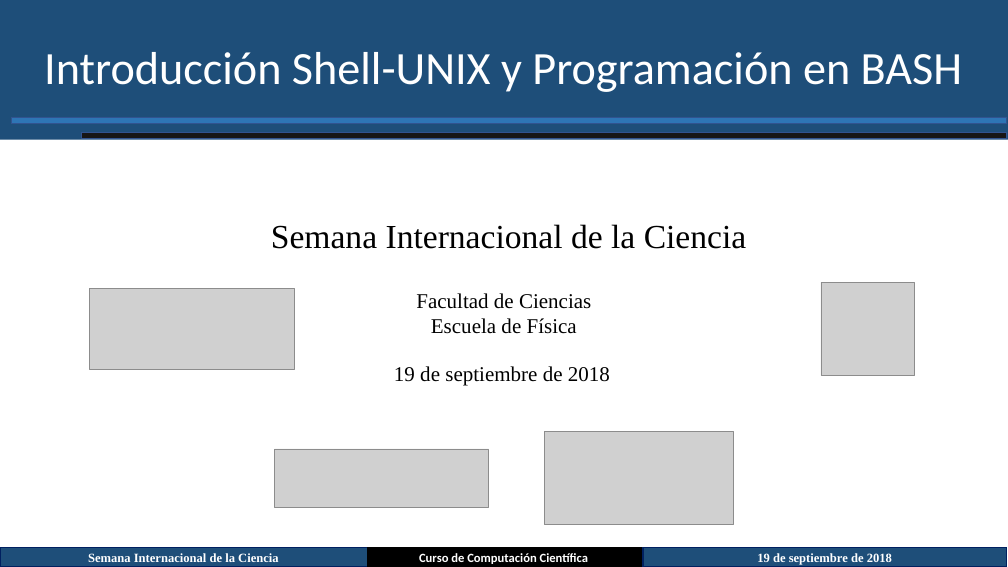
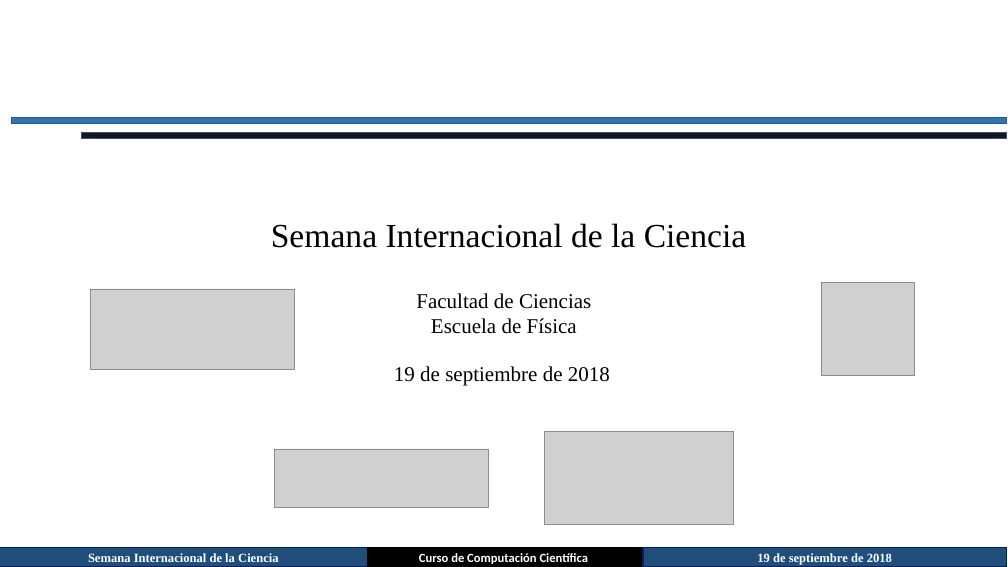
Before and after one commit to juan-pineda/Curso_computacion_cientifica, a slide deck: slide 1 of 03-Shell-Unix/Introduccion_Shell-UNIX.pptx. Drawn at 1008x567 pixels with LibreOffice and Linux fonts; fonts in the diff are those of the drawing; grey boxes stand for pictures. Boxes give left, top, right and bottom in pixels: in the first picture for what was removed or moved away, otherwise in the second. Text is boxed around its words. In the diff, an @@ line names an element or a change of style, - is before the commit and + after.

```diff
--- a/03-Shell-Unix/Introduccion_Shell-UNIX.pptx
+++ b/03-Shell-Unix/Introduccion_Shell-UNIX.pptx
@@ title removed at bbox=[0, 0, 1008, 140] @@
-Introducción Shell-UNIX y Programación en BASH
@@ rectangle at bbox=[11, 117, 1006, 123]: outline #31538F 1 pt to #31538F 0.99 pt @@
@@ rectangle at bbox=[82, 132, 1007, 138]: outline #31538F 1 pt to #31538F 0.99 pt @@
@@ rectangle "Semana Internacional de la Ciencia" at bbox=[0, 547, 368, 566]: outline #002060 1 pt to #002060 0.99 pt @@
@@ rectangle "Curso de Computación Científica" at bbox=[368, 547, 644, 566]: outline #000000 1 pt to #000000 0.99 pt @@
```
Also in this commit, not shown: 37 other slides changed, 6 other files.
